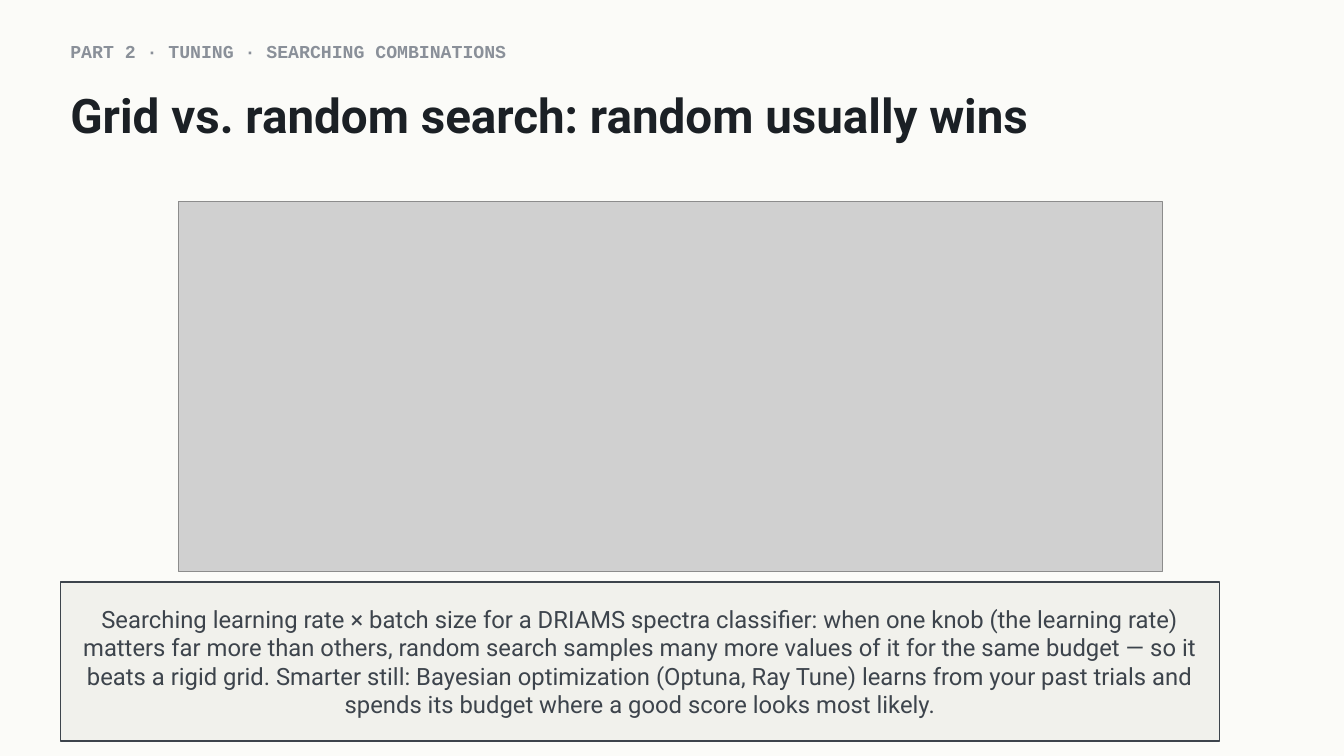
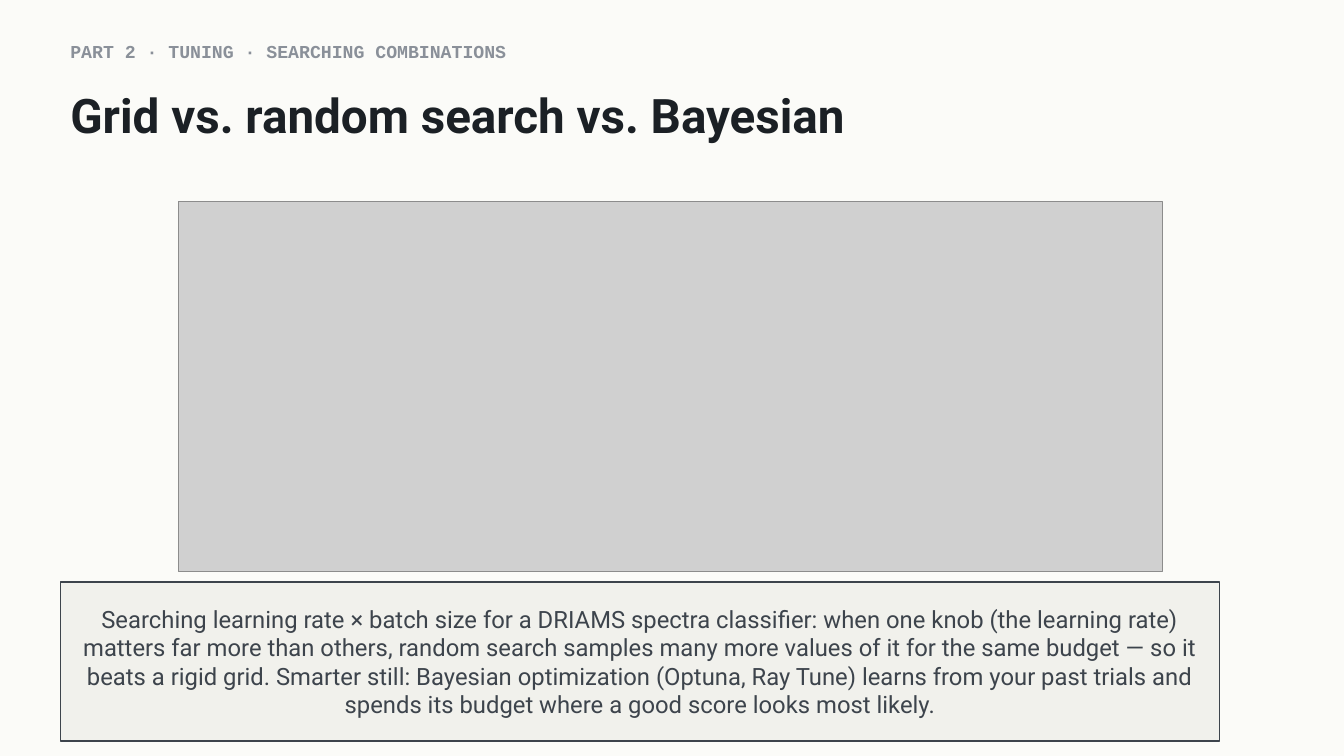
Before and after one commit to indigobio/msacl_dl_course, a slide deck: slide 25 of slides/pptx/lecture04_training_practice.pptx (slide 24 before the commit). Drawn at 1344x756 pixels with LibreOffice and Linux fonts; fonts in the diff are those of the drawing; grey boxes stand for pictures. Boxes give left, top, right and bottom in pixels: in the first picture for what was removed or moved away, otherwise in the second. Text is boxed around its words. In the diff, an @@ line names an element or a change of style, - is before the commit and + after.

```diff
--- a/slides/pptx/lecture04_training_practice.pptx
+++ b/slides/pptx/lecture04_training_practice.pptx
@@ text at [70, 97, 845, 143]: text changed @@
-Grid vs. random search: random usually wins
+Grid vs. random search vs. Bayesian
```
Also in this commit, not shown: 7 other slides changed, 1 slide added, 1 slide removed, 33 other files.
